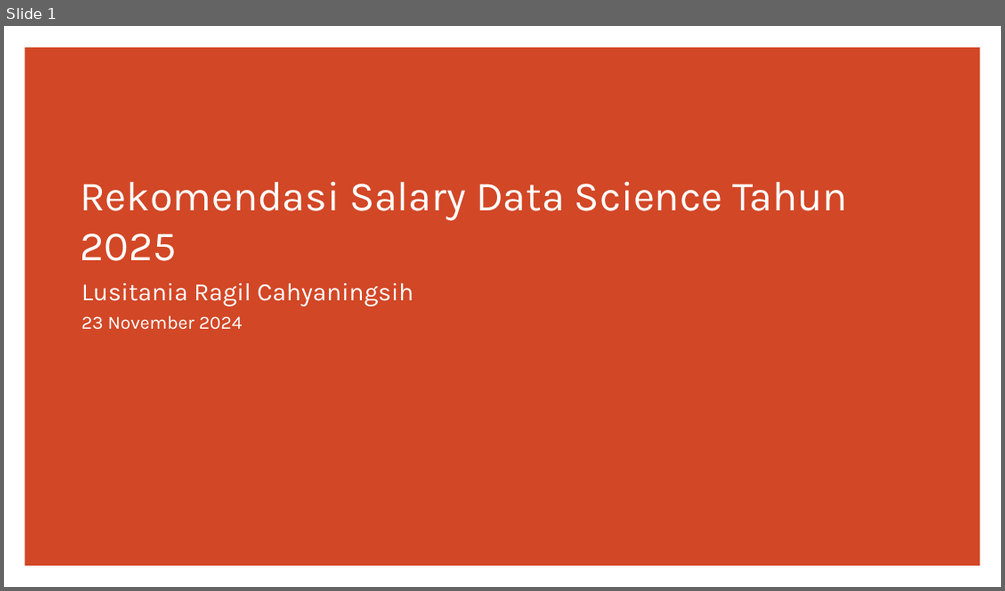
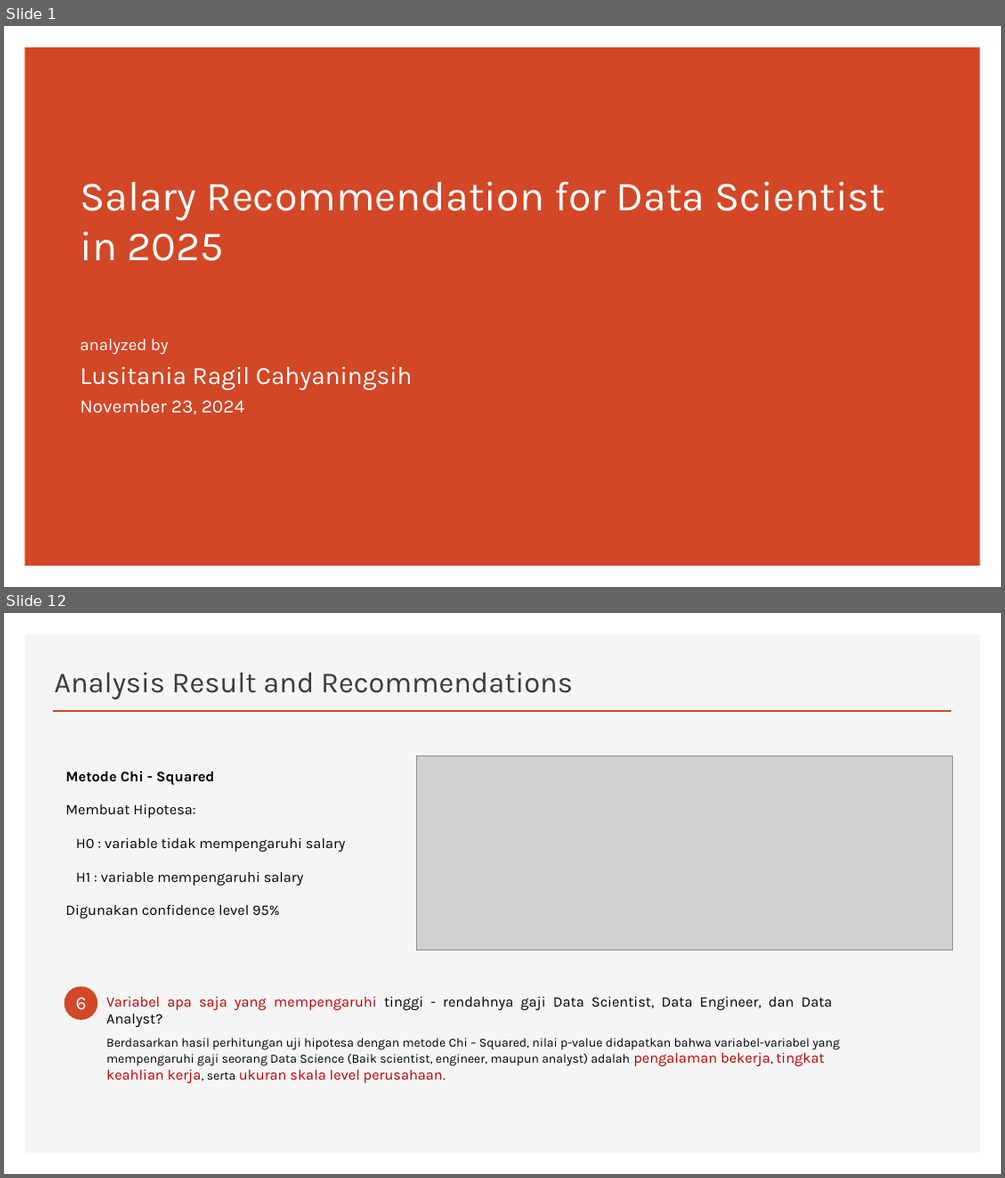
Before and after one commit to CODA-Assignment-Bay/p1-coda001-rmt-m2-lusitaniarc, a slide deck: P1M2_lusitania.pptx. Shown one above the other, each under a label of ours: slide 1 before the commit, slides 1 and 12 after it; the slides between them are not shown. The pictures are 1005x591 and 1005x1178 pixels, drawn with LibreOffice and Linux fonts; fonts in the diff are those of the drawing; grey boxes stand for pictures. Boxes give left, top, right and bottom in pixels: in the first picture for what was removed or moved away, otherwise in the second. Text is boxed around its words. In the diff, an @@ line names an element or a change of style, - is before the commit and + after.

```diff
--- a/P1M2_lusitania.pptx
+++ b/P1M2_lusitania.pptx
@@ slide 12 added at (4,613,1001,1174), background #FFFFFF @@
@@ rectangle added at (25,634,980,1153), fill #F5F5F5 @@
@@ title added at (54,672,573,699), 28 pt, text #3B3838 @@
+Analysis Result and Recommendations
@@ line added from (53, 711) to (952, 711), #D24726 2 pt @@
@@ text added at (65,771,346,918), 14 pt, text #000000 @@
+Metode Chi - Squared
+Membuat Hipotesa:
+H0 : variable tidak mempengaruhi salary
+H1 : variable mempengaruhi salary
+Digunakan confidence level 95%
@@ picture added at (417,755,953,949) @@
@@ ellipse added at (65,986,98,1020), fill #D24726 @@
@@ text added at (76,997,87,1010), 18 pt, text #FFFFFF @@
+6
@@ text added at (106,996,833,1027), 14 pt, text #000000 @@
+Variabel apa saja yang mempengaruhi tinggi - rendahnya gaji Data Scientist, Data Engineer, dan Data Analyst?
@@ text added at (106,1038,840,1083), 12 pt, text #000000 @@
+Berdasarkan hasil perhitungan uji hipotesa dengan metode Chi – Squared, nilai p-value didapatkan bahwa variabel-variabel yang mempengaruhi gaji seorang Data Science (Baik scientist, engineer, maupun analyst) adalah pengalaman bekerja, tingkat keahlian kerja, serta ukuran skala level perusahaan.
@@ slide 1 changed as well @@
@@ title at (80,182,885,261): text changed @@
-Rekomendasi Salary Data Science Tahun 2025
+Salary Recommendation for Data Scientist
+in 2025
@@ subtitle "analyzed by": place and size @@
-subtitle "analyzed by" at (81,282,413,329)
+subtitle "analyzed by" at (80,338,413,414)
@@ subtitle at (80,338,169,354): paragraph added @@
+analyzed by
@@ subtitle at (80,399,244,414): text changed @@
-23 November 2024
+November 23, 2024
```
Also in this commit, not shown: 12 other slides added, 8 slides removed, 3 other files.
